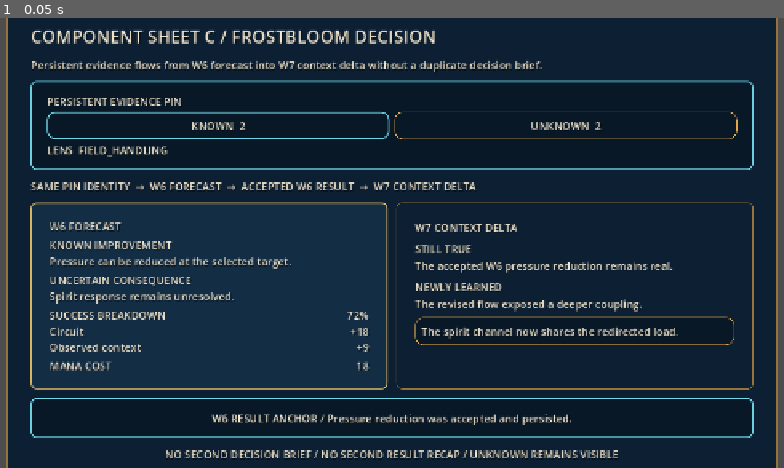
Above: before the commit, frame 1.
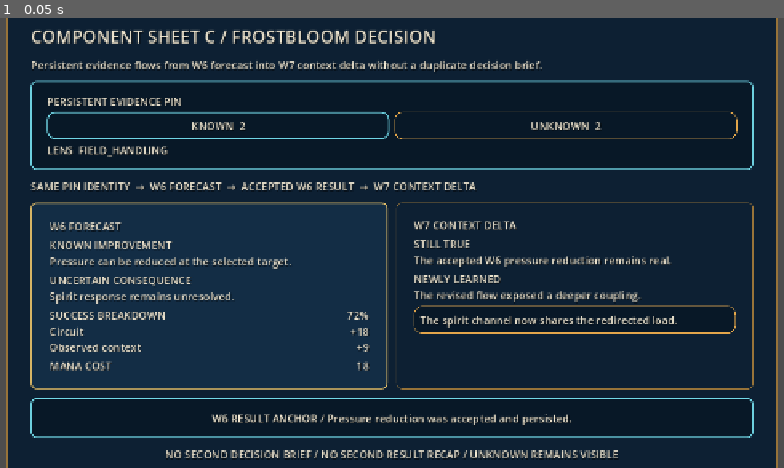
Above: after the commit, the same moment.

Repository: alsdmlals4-eng/GRIMOIRE-
Game: Godot game, scene res://src/ui/component_sheets/component_sheet_c_frostbloom_decision.tscn
Two runs of this game, one before a commit and one after it. Both use one fixed random seed, a clock stepped at 60 frames per second and the inputs below. This scene is started directly instead of the project's main scene.
Inputs:
- Up to frame 1 (0.05 s): no input

The runs differ from the first frame. In frame 1, 3.1% of the frame differs, in the area x 52-94%, y 45-73%.

Commit message:
fix(ui): compact context delta without hiding new tension

Diff:
--- a/src/ui/components/context_delta_card.tscn
+++ b/src/ui/components/context_delta_card.tscn
@@ -3,20 +3,20 @@
 [ext_resource path="res://src/ui/components/context_delta_card.gd" type="Script" id="1"]
 
 [node name="ContextDeltaCard" type="PanelContainer"]
-custom_minimum_size = Vector2(520, 250)
+custom_minimum_size = Vector2(520, 210)
 theme_type_variation = &"AcademyPanel"
 script = ExtResource("1")
 
 [node name="Margin" type="MarginContainer" parent="."]
 layout_mode = 2
-theme_override_constants/margin_left = 16
-theme_override_constants/margin_top = 14
-theme_override_constants/margin_right = 16
-theme_override_constants/margin_bottom = 14
+theme_override_constants/margin_left = 14
+theme_override_constants/margin_top = 10
+theme_override_constants/margin_right = 14
+theme_override_constants/margin_bottom = 10
 
 [node name="Rows" type="VBoxContainer" parent="Margin"]
 layout_mode = 2
-theme_override_constants/separation = 10
+theme_override_constants/separation = 6
 
 [node name="Title" type="Label" parent="Margin/Rows"]
 layout_mode = 2
@@ -24,7 +24,7 @@
 
 [node name="StillTrue" type="VBoxContainer" parent="Margin/Rows"]
 layout_mode = 2
-theme_override_constants/separation = 3
+theme_override_constants/separation = 2
 
 [node name="Label" type="Label" parent="Margin/Rows/StillTrue"]
 layout_mode = 2
@@ -37,7 +37,7 @@
 
 [node name="NewlyLearned" type="VBoxContainer" parent="Margin/Rows"]
 layout_mode = 2
-theme_override_constants/separation = 3
+theme_override_constants/separation = 2
 
 [node name="Label" type="Label" parent="Margin/Rows/NewlyLearned"]
 layout_mode = 2
